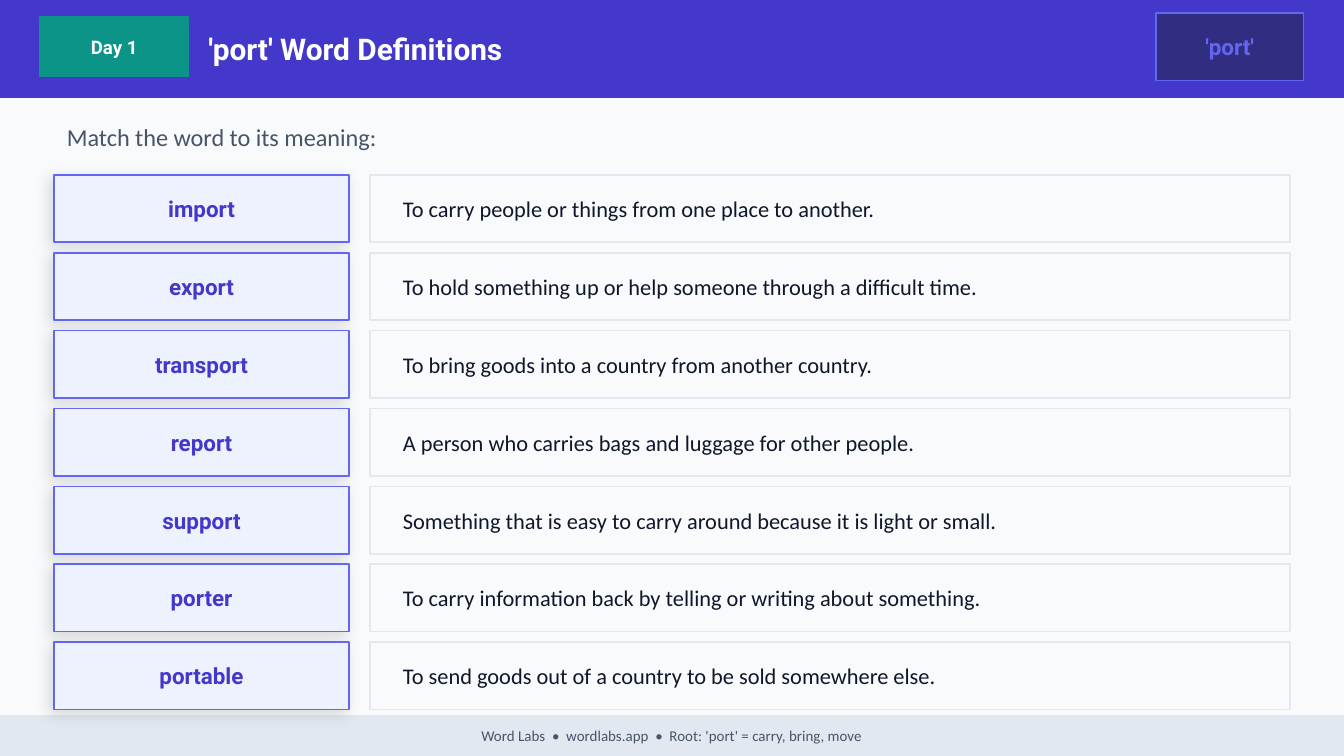
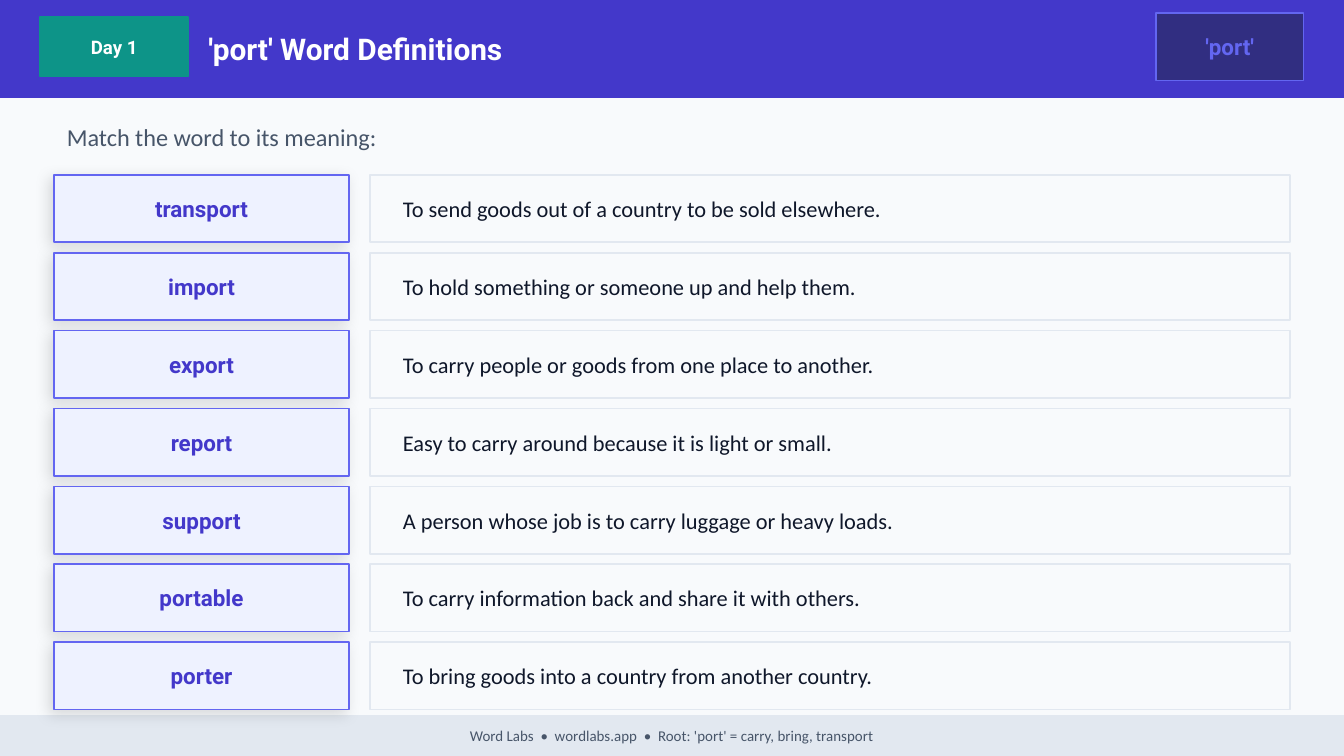
Before and after one commit to NickD135/morphology-builder, a slide deck: slide 8 of output/wordlabs-port-3day.pptx. Drawn at 1344x756 pixels with LibreOffice and Linux fonts; fonts in the diff are those of the drawing. Boxes give left, top, right and bottom in pixels: in the first picture for what was removed or moved away, otherwise in the second. Text is boxed around its words. In the diff, an @@ line names an element or a change of style, - is before the commit and + after.

```diff
--- a/output/wordlabs-port-3day.pptx
+++ b/output/wordlabs-port-3day.pptx
@@ text "transport": place and size @@
-text "transport" at <box>155,358,248,378</box>
+text "transport" at <box>155,202,248,222</box>
@@ text at <box>403,201,880,221</box>: text changed @@
-To carry people or things from one place to another.
+To send goods out of a country to be sold elsewhere.
@@ text at <box>403,279,856,299</box>: text changed @@
-To hold something up or help someone through a difficult time.
+To hold something or someone up and help them.
@@ text at <box>403,357,873,377</box>: text changed @@
-To bring goods into a country from another country.
+To carry people or goods from one place to another.
@@ text at <box>403,435,831,455</box>: text changed @@
-A person who carries bags and luggage for other people.
+Easy to carry around because it is light or small.
@@ text at <box>403,513,893,533</box>: text changed @@
-Something that is easy to carry around because it is light or small.
+A person whose job is to carry luggage or heavy loads.
@@ text "portable": place and size @@
-text "portable" at <box>159,667,243,689</box>
+text "portable" at <box>159,589,243,611</box>
@@ text at <box>403,590,860,610</box>: text changed @@
-To carry information back by telling or writing about something.
+To carry information back and share it with others.
@@ 3 texts: place and size @@
-3 texts at <box>168,200,235,611</box>
+3 texts at <box>168,278,235,689</box>
@@ text at <box>403,668,872,688</box>: text changed @@
-To send goods out of a country to be sold somewhere else.
+To bring goods into a country from another country.
@@ text at <box>470,730,873,744</box>: text changed @@
-Word Labs • wordlabs.app • Root: 'port' = carry, bring, move
+Word Labs • wordlabs.app • Root: 'port' = carry, bring, transport
```
Also in this commit, not shown: 34 other slides changed, 32 other files.
